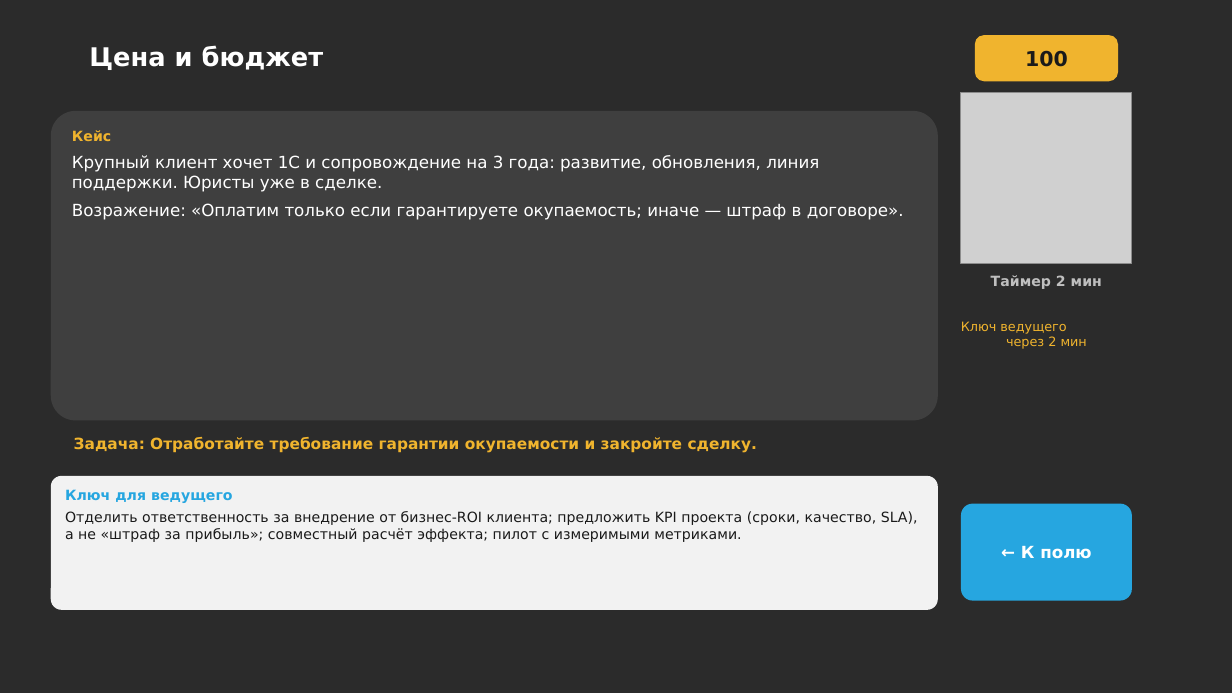
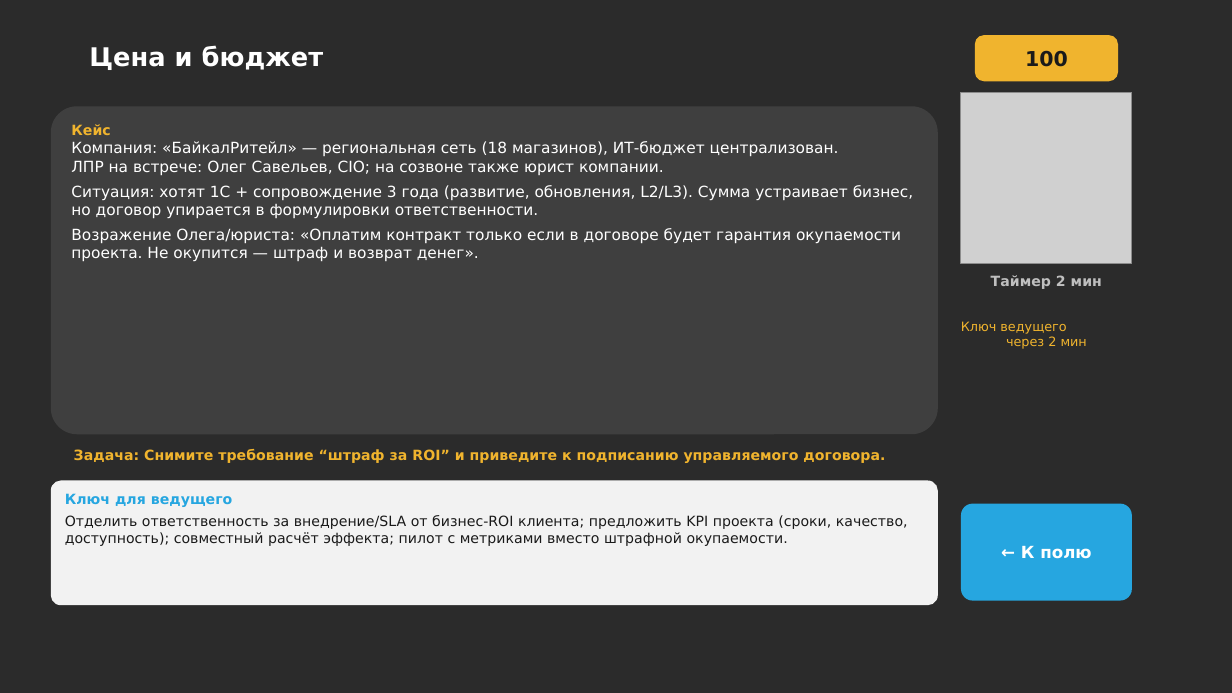
Before and after one commit to daaanilNikonov/for-lisa, a slide deck: slide 7 of presentation/quiz/Квиз_Клуб_продавцов_Отработка_возражений.pptx. Drawn at 1232x693 pixels with LibreOffice and Linux fonts; fonts in the diff are those of the drawing; grey boxes stand for pictures; background and template pictures are left out; a plain dark background stands for a picture behind light text. Boxes give left, top, right and bottom in pixels: in the first picture for what was removed or moved away, otherwise in the second. Text is boxed around its words. In the diff, an @@ line names an element or a change of style, - is before the commit and + after.

```diff
--- a/presentation/quiz/Квиз_Клуб_продавцов_Отработка_возражений.pptx
+++ b/presentation/quiz/Квиз_Клуб_продавцов_Отработка_возражений.pptx
@@ rounded rectangle "Кейс": place and size @@
-rounded rectangle "Кейс" at [51,111,938,421]
+rounded rectangle "Кейс" at [51,106,938,434]
@@ text in rounded rectangle at [71,141,913,261]: text changed; size 13 to 12 pt @@
-Крупный клиент хочет 1С и сопровождение на 3 года: развитие, обновления, линия поддержки. Юристы уже в сделке.
-Возражение: «Оплатим только если гарантируете окупаемость; иначе — штраф в договоре».
+Компания: «БайкалРитейл» — региональная сеть (18 магазинов), ИТ-бюджет централизован.
+ЛПР на встрече: Олег Савельев, CIO; на созвоне также юрист компании.
+Ситуация: хотят 1С + сопровождение 3 года (развитие, обновления, L2/L3). Сумма устраивает бизнес, но договор упирается в формулировки ответственности.
+Возражение Олега/юриста: «Оплатим контракт только если в договоре будет гарантия окупаемости проекта. Не окупится — штраф и возврат денег».
@@ text at [74,449,885,463]: text changed; size 12 to 11 pt @@
-Задача: Отработайте требование гарантии окупаемости и закройте сделку.
+Задача: Снимите требование “штраф за ROI” и приведите к подписанию управляемого договора.
@@ rounded rectangle "Ключ для ведущего": place and size @@
-rounded rectangle "Ключ для ведущего" at [51,476,938,610]
+rounded rectangle "Ключ для ведущего" at [51,481,938,605]
@@ text in rounded rectangle at [65,515,908,546]: text changed @@
-Отделить ответственность за внедрение от бизнес-ROI клиента; предложить KPI проекта (сроки, качество, SLA), а не «штраф за прибыль»; совместный расчёт эффекта; пилот с измеримыми метриками.
+Отделить ответственность за внедрение/SLA от бизнес-ROI клиента; предложить KPI проекта (сроки, качество, доступность); совместный расчёт эффекта; пилот с метриками вместо штрафной окупаемости.
```
Also in this commit, not shown: 29 other slides changed, 3 other files.
